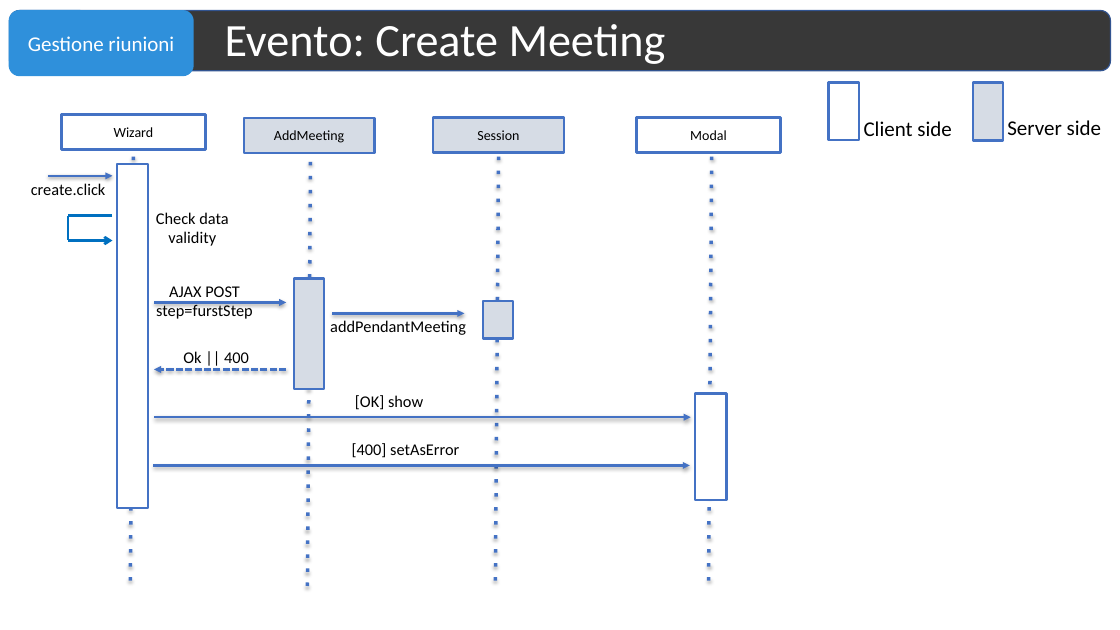
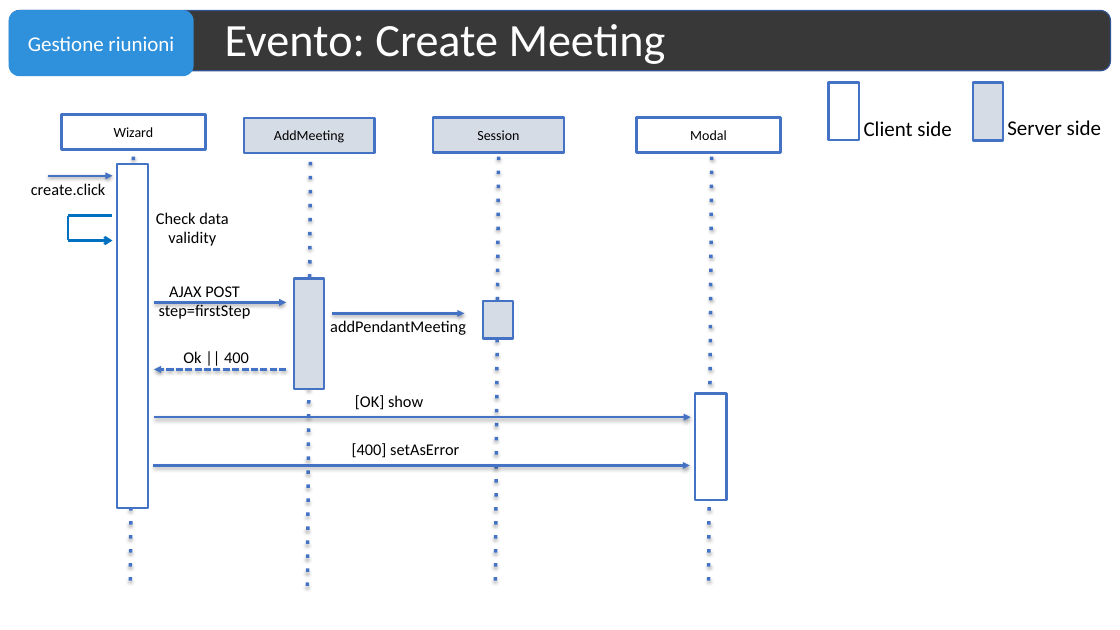
Before and after one commit to matteovisotto/EsameTIW-JS, a slide deck: slide 20 of Documentazione.pptx. Drawn at 1120x630 pixels with LibreOffice and Linux fonts; fonts in the diff are those of the drawing. Boxes give left, top, right and bottom in pixels: in the first picture for what was removed or moved away, otherwise in the second. Text is boxed around its words. In the diff, an @@ line names an element or a change of style, - is before the commit and + after.

```diff
--- a/Documentazione.pptx
+++ b/Documentazione.pptx
@@ text at <box>159,303,251,319</box>: text changed @@
-step=furstStep
+step=firstStep
```
Also in this commit, not shown: 2 other slides changed.
